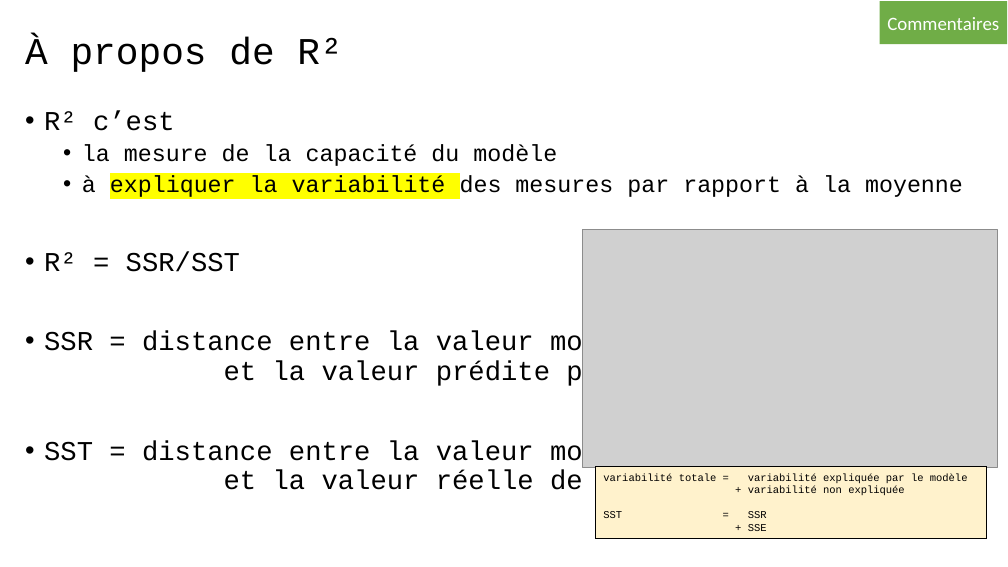
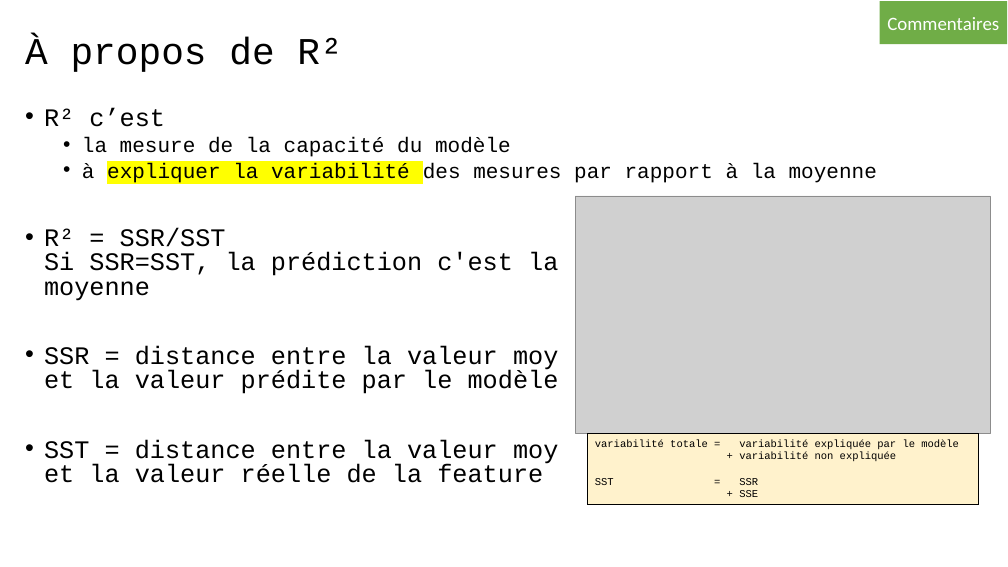
Before and after one commit to 40tude/fullstack_mars_2024_2, a slide deck: slide 4 of 12_assets/course_review.pptx. Drawn at 1008x567 pixels with LibreOffice and Linux fonts; fonts in the diff are those of the drawing; grey boxes stand for pictures. Boxes give left, top, right and bottom in pixels: in the first picture for what was removed or moved away, otherwise in the second. Text is boxed around its words. In the diff, an @@ line names an element or a change of style, - is before the commit and + after.

```diff
--- a/12_assets/course_review.pptx
+++ b/12_assets/course_review.pptx
@@ text at [44, 107, 877, 483]: size 25.9 to 24 pt in "R² c’est", "SSR = distance entre la valeur moy ...", "SST = distance entre la valeur moy ..."; size 22.2 to 20 pt in "la mesure de la capacité du modèle", "à expliquer la variabilité des mesures par ..."; line spacing 0.9 to 0.8 @@
@@ picture: place and size @@
-picture at [582, 230, 997, 467]
+picture at [575, 196, 991, 433]
@@ text at [44, 228, 558, 301]: text changed; size 25.9 to 24 pt @@
-• R² = SSR/SST
+• R² = SSR/SST
+  Si SSR=SST, la prédiction c'est la
+  moyenne
@@ rectangle "variabilité totale = variabilité expliquée ...": place and size @@
-rectangle "variabilité totale = variabilité expliquée ..." at [596, 467, 987, 538]
+rectangle "variabilité totale = variabilité expliquée ..." at [588, 433, 979, 504]
```
Also in this commit, not shown: 4 other slides changed, 8 slides added, 2 slides removed.
